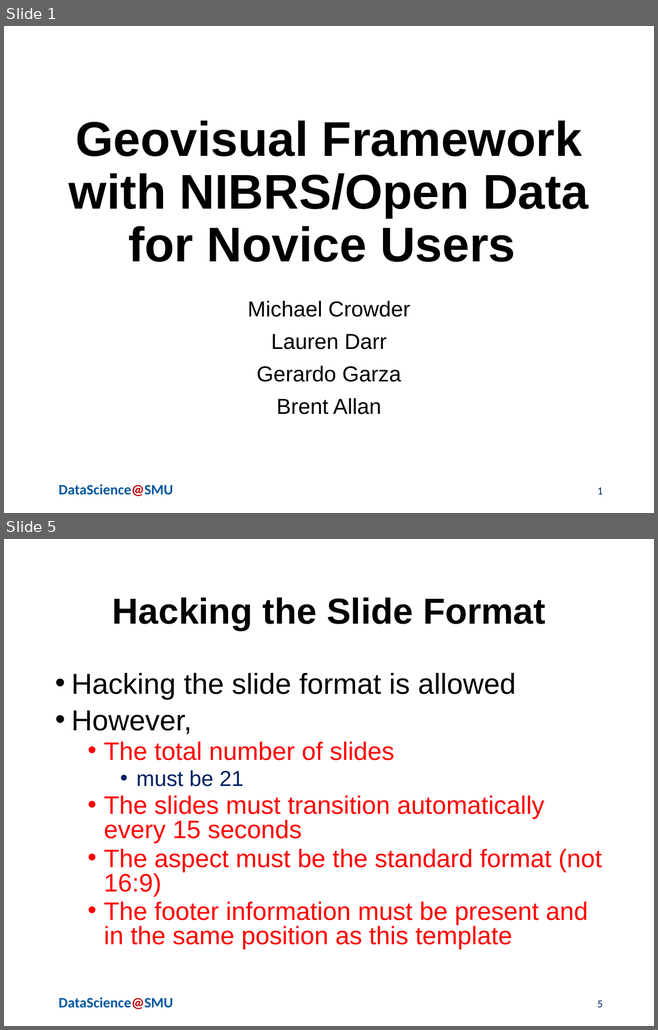
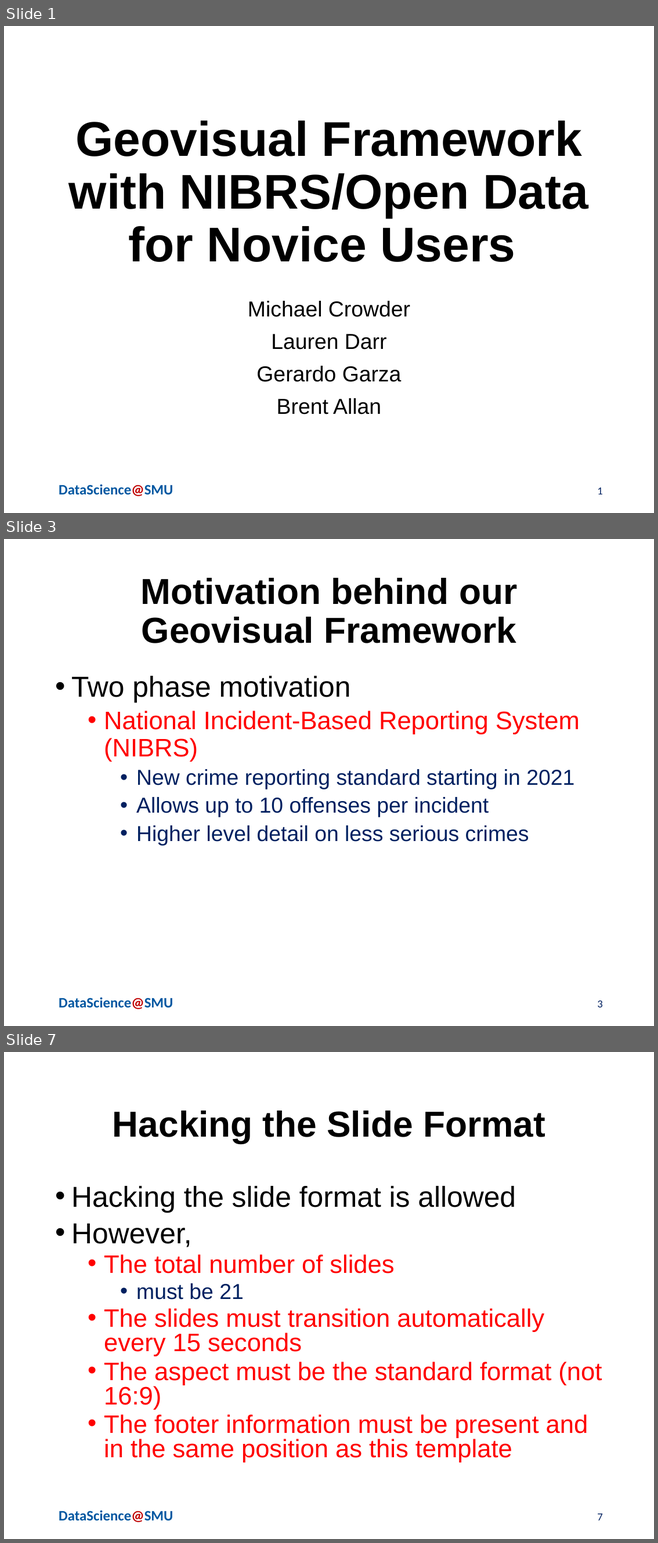
Before and after one commit to Laurendarr4/Capstone-Project-SMU, a slide deck: MSDSPresentationTemplate.pptx. Shown one above the other, each under a label of ours: slides 1 and 5 before the commit, slides 1, 3 and 7 after it; the slides between them are not shown. The pictures are 658x1030 and 658x1543 pixels, drawn with LibreOffice and Linux fonts; fonts in the diff are those of the drawing; background and template pictures are left out. Boxes give left, top, right and bottom in pixels: in the first picture for what was removed or moved away, otherwise in the second. Text is boxed around its words. In the diff, an @@ line names an element or a change of style, - is before the commit and + after.

```diff
--- a/MSDSPresentationTemplate.pptx
+++ b/MSDSPresentationTemplate.pptx
@@ slide 3 added at bbox=[4, 539, 654, 1026], background #FFFFFF; not listed: 1 template element that a slide beside it also shows @@
@@ title added at bbox=[140, 578, 517, 643], 40 pt, text #000000, bold @@
+Motivation behind our Geovisual Framework
@@ text added at bbox=[71, 676, 579, 845], 24 pt, text #002060 @@
+• Two phase motivation
+  • National Incident-Based Reporting System (NIBRS)
+    • New crime reporting standard starting in 2021
+    • Allows up to 10 offenses per incident
+    • Higher level detail on less serious crimes
@@ page number added at bbox=[597, 1001, 602, 1008], 12 pt, text #002060 @@
+3
@@ what was slide 5 is now slide 7 @@
@@ page number at bbox=[597, 1514, 602, 1521]: text changed @@
-5
+7
```
Also in this commit, not shown: 1 slide changed, 3 other slides added, 4 slides removed.
